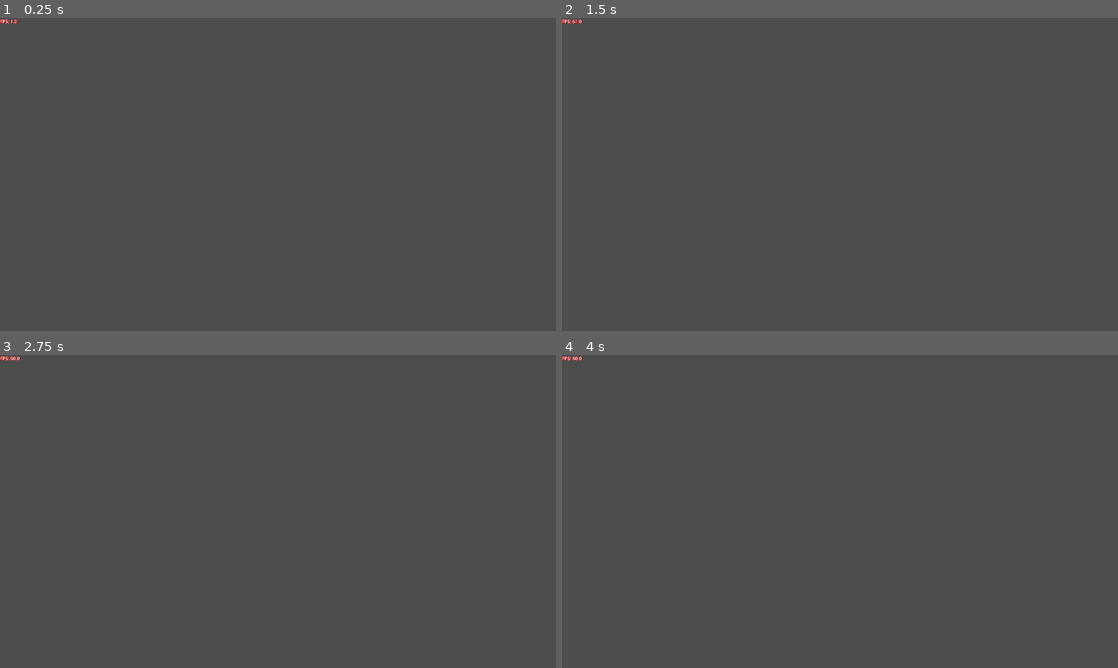
Above: before the commit, frames 1-4 (two rows, left to right).
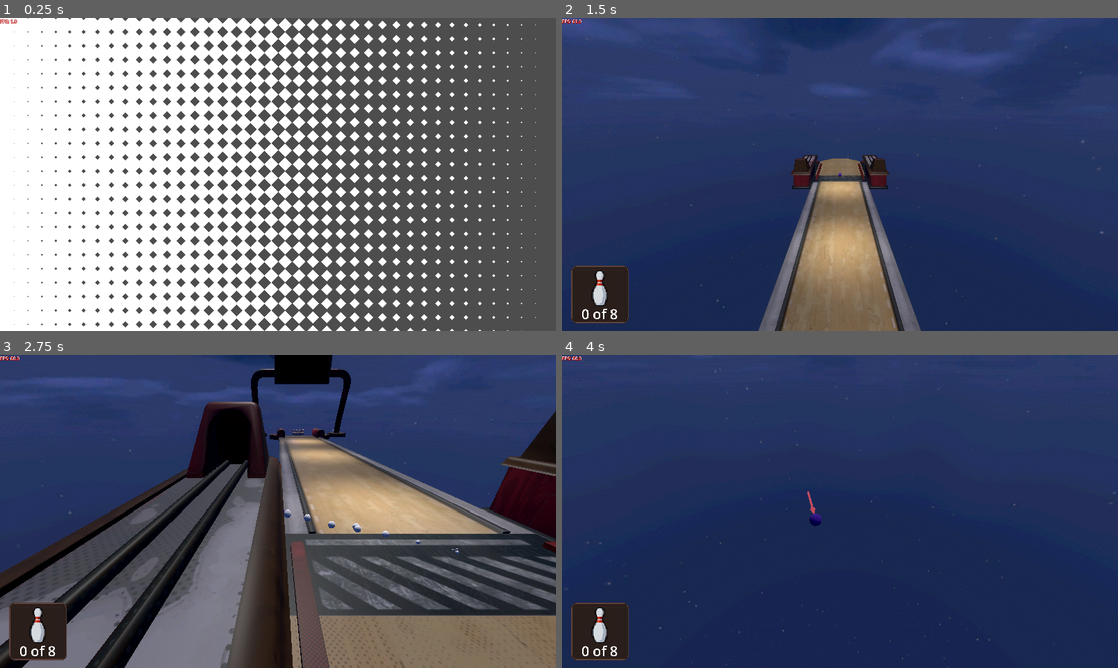
Above: after the commit, the same moments.

Repository: Cami-Cat/Dink-2026
Game: Godot game, scene res://Scenes/Core/GameCore/game_core.tscn
The game is run twice, just before and just after one commit, with the same random seed, the same clock (stepped at 60 frames per second) and the same inputs. Sound files missing from this copy of the repository are replaced by a short silence.
Inputs (mouse positions are in pixels of both pictures, inside the frame that each line leads up to):
- Up to frame 1 (0.25 s): no input
- Up to frame 2 (1.5 s): tap Enter at 0.5 s; move the mouse to (962, 158) at 0.52 s; click (962, 158) at 0.6 s; click (840, 165) at 1.25 s, where only the run after the commit has a clickable "Play"
- Up to frame 3 (2.75 s): drag from (166, 527) to (250, 574) at 2.02 s
- Up to frame 4 (4 s): move the mouse to (895, 442) at 2.77 s; hold 1 2.78-3.5 s; click (895, 442) at 2.92 s; drag from (812, 574) to (673, 464) at 3.52 s

The runs differ from the first frame. In frame 1, 51% of the frame differs, in the area x 0-97%, y 0-100%; in frame 2, 99%; in frame 3, 85%; in frame 4, 100%, in the area x 0-100%, y 0-100%.
Error before the commit: Parse Error: Signal "scene_completed" has the same name as a previously declared signal. (res://Scripts/Scene)

Commit message:
remove duplicate signals included in merge

Diff:
--- a/Scripts/Scene Management/scene_base_3d.gd
+++ b/Scripts/Scene Management/scene_base_3d.gd
@@ -6,7 +6,6 @@
 const SCENE_GROUP : StringName = &"Scene"
 
 signal scene_completed(new_stage : int)
-signal required_pins_increased(new_count : int)
 signal knocked_over_pins_increased(new_count : int)
 
 var stage_num : int = 0
@@ -20,7 +19,6 @@
 var stage_completed : bool = false
 var camera_pause_position : Transform3D
 
-signal scene_completed(new_stage : int)
 signal required_pins_changed(new_amount : int)
 
 func _init() -> void:
@@ -86,7 +84,7 @@
 	GVar.total_scene_completions += 1
 	stage_num = GVar.total_scene_completions
 	required_pins += clamp(required_pins + 1, 0, 10)
-	required_pins_increased.emit(required_pins)
+	required_pins_changed.emit(required_pins)
 	_reset()
 	return
 
